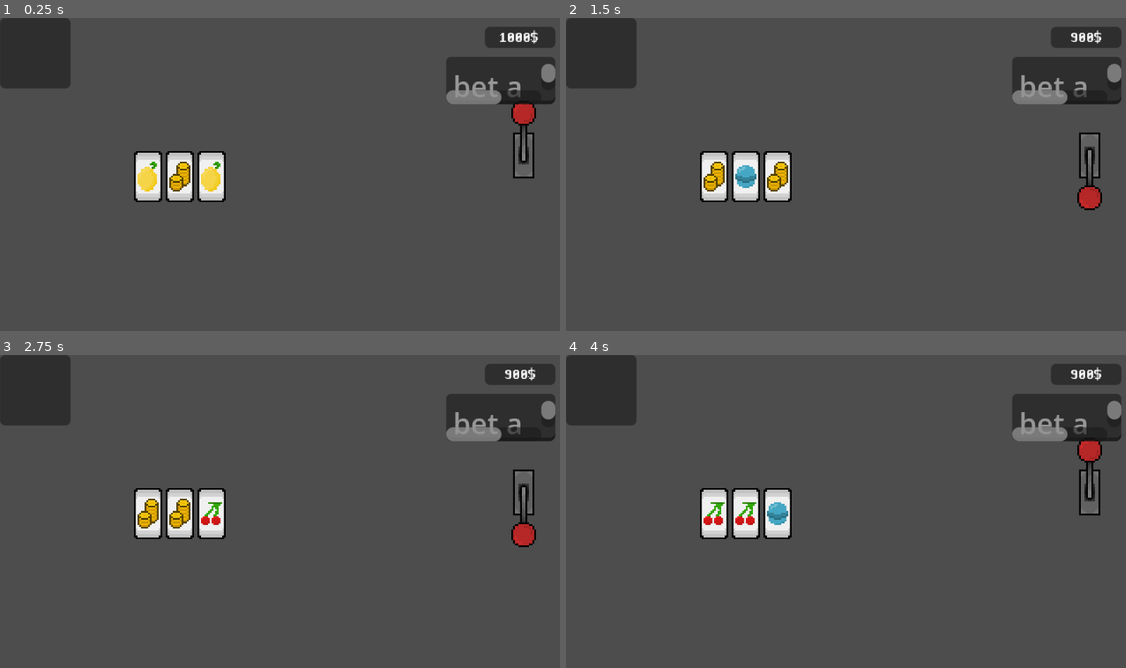
Above: before the commit, frames 1-4 (two rows, left to right).
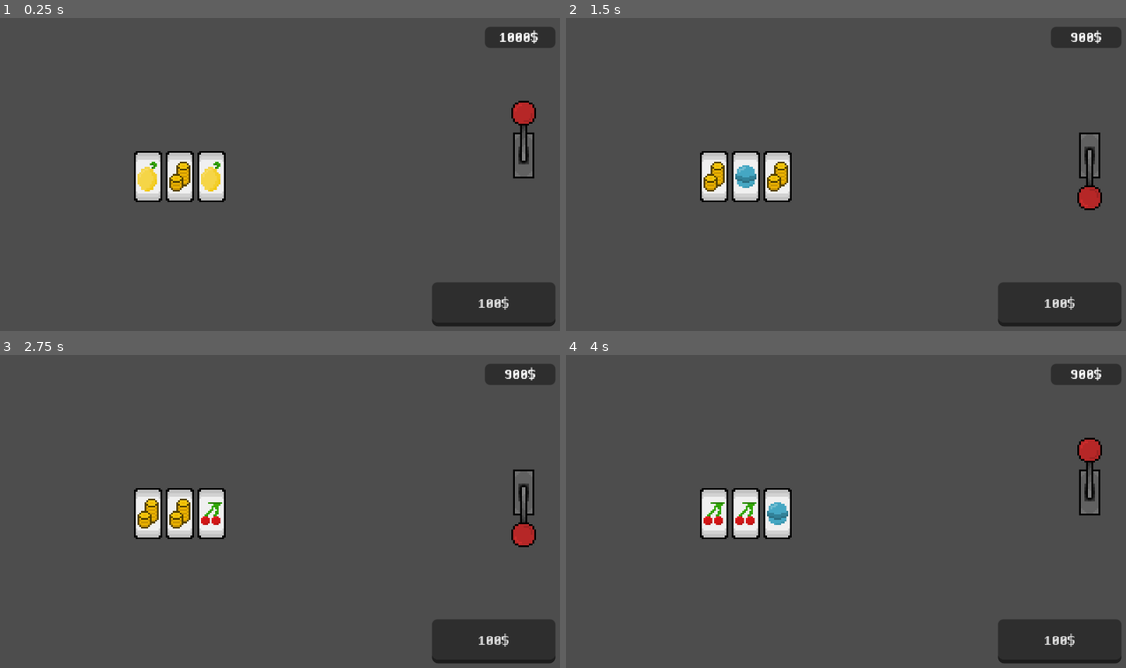
Above: after the commit, the same moments.

Repository: Animo105/gamble
Game: Godot game, scene res://Slot machine/slot_machine.tscn
Two runs of this game, one before a commit and one after it. Both use one fixed random seed, a clock stepped at 60 frames per second and the inputs below.
Inputs (mouse positions are in pixels of both pictures, inside the frame that each line leads up to):
- Up to frame 1 (0.25 s): no input
- Up to frame 2 (1.5 s): click (1092, 155) at 0.5 s
- Up to frame 3 (2.75 s): no input
- Up to frame 4 (4 s): tap Enter at 2.75 s; tap Space at 3.5 s

The runs differ from the first frame. In frame 1, 8.6% of the frame differs, in the area x 0-100%, y 0-99%; in frame 2, 8.6%; in frame 3, 8.6%; in frame 4, 8.6%.

Commit message:
fix le input du bet

Diff:
--- a/Autoloads/HUD/hud.tscn
+++ b/Autoloads/HUD/hud.tscn
@@ -29,16 +29,24 @@
 horizontal_alignment = 1
 vertical_alignment = 1
 
-[node name="bet" type="Panel" parent="."]
-offset_right = 40.0
-offset_bottom = 40.0
+[node name="bet text" type="LineEdit" parent="."]
+custom_minimum_size = Vector2(70, 25)
+anchors_preset = 3
+anchor_left = 1.0
+anchor_top = 1.0
+anchor_right = 1.0
+anchor_bottom = 1.0
+offset_left = -75.0
+offset_top = -30.0
+offset_right = -5.0
+offset_bottom = -5.0
+grow_horizontal = 0
+grow_vertical = 0
+theme_override_fonts/font = ExtResource("1_jis8a")
+theme_override_font_sizes/font_size = 9
+text = "100"
+placeholder_text = "bet ammount"
+alignment = 1
+max_length = 10
 
-[node name="TextEdit" type="TextEdit" parent="bet"]
-layout_mode = 0
-offset_left = 253.0
-offset_top = 22.0
-offset_right = 315.0
-offset_bottom = 49.0
-placeholder_text = "bet ammount"
-
-[connection signal="focus_exited" from="bet/TextEdit" to="." method="_on_text_edit_focus_exited"]
+[connection signal="focus_exited" from="bet text" to="." method="_on_text_edit_focus_exited"]
--- a/Autoloads/HUD/hud_script.gd
+++ b/Autoloads/HUD/hud_script.gd
@@ -2,15 +2,18 @@
 
 
 func _ready() -> void:
-	Global._bet_update.connect(_bet_update)
 	Global._money_update.connect(_money_update)
 	_money_update()
+	$"bet text".text = "%d$" % Global.bet_ammount
 
 func _money_update():
 	$money/Label.text = "%d$" % Global.money
 
 func _bet_update():
-	Global.bet_ammount = int($bet/TextEdit.text)
+	var number = int($"bet text".text)
+	number = clamp(number, 100, Global.money)
+	$"bet text".text = "%d$" % number
+	Global.bet_ammount = number
 
 func _on_text_edit_focus_exited():
 	_bet_update()
--- a/Autoloads/global.gd
+++ b/Autoloads/global.gd
@@ -1,16 +1,13 @@
 extends Node
 
 signal _money_update
-signal _bet_update
 
 var money : int = 1000:
 	set(value):
 		money = value
 		_money_update.emit()
 
-var bet_ammount : int = 100:
-	set(value):
-		bet_ammount = value
+var bet_ammount : int = 100
 
 var capsules : Dictionary[String, int] = {
 	"blue":0,
